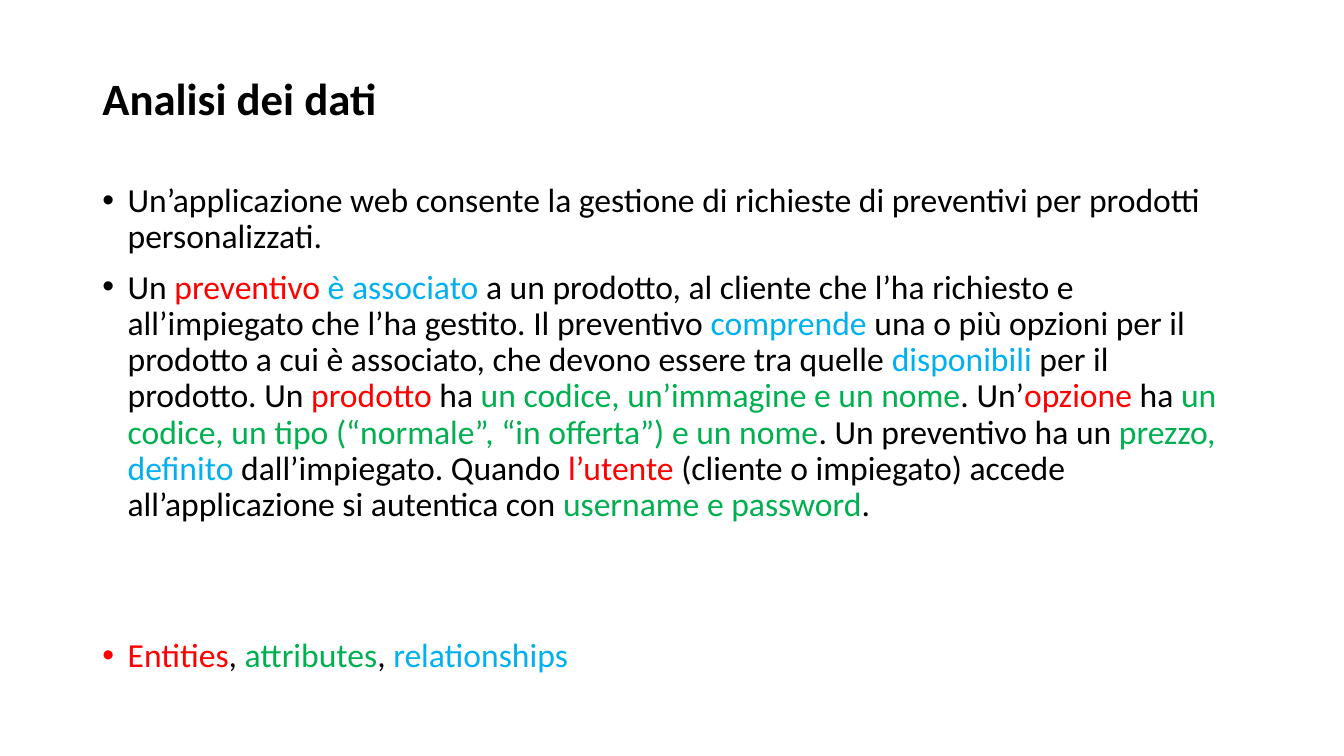
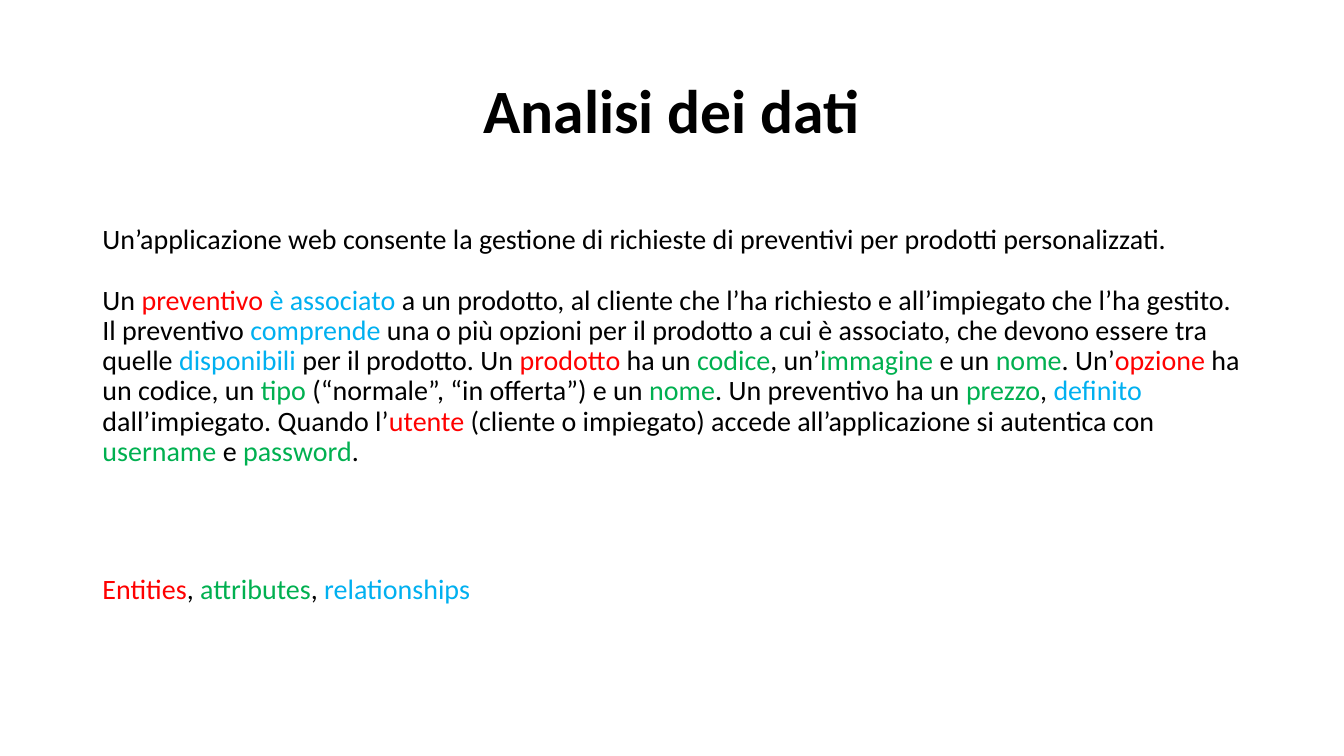
Before and after one commit to riccardopaltrinieri/Quotations-Web-App, a slide deck: slide 2 of Gestione Preventivi.pptx. Drawn at 1344x756 pixels with LibreOffice and Linux fonts; fonts in the diff are those of the drawing. Boxes give left, top, right and bottom in pixels: in the first picture for what was removed or moved away, otherwise in the second. Text is boxed around its words. In the diff, an @@ line names an element or a change of style, - is before the commit and + after.

```diff
--- a/Gestione Preventivi.pptx
+++ b/Gestione Preventivi.pptx
@@ title "Analisi dei dati": place and size @@
-title "Analisi dei dati" at box(102, 83, 376, 116)
+title "Analisi dei dati" at box(483, 89, 860, 134)
@@ title "Analisi dei dati" at box(483, 89, 860, 134): size 32 to 44 pt; alignment left to centre @@
@@ text "Un’applicazione web consente la gestione ...": place and size @@
-text "Un’applicazione web consente la gestione ..." at box(128, 188, 1216, 673)
+text "Un’applicazione web consente la gestione ..." at box(102, 229, 1239, 604)
@@ text at box(102, 229, 1239, 466): text changed; size 24 to 20 pt @@
-• Un’applicazione web consente la gestione di richieste di preventivi per prodotti personalizzati.
-• Un preventivo è associato a un prodotto, al cliente che l’ha richiesto e all’impiegato che l’ha gestito. Il preventivo comprende una o più opzioni per il prodotto a cui è associato, che devono essere tra quelle disponibili per il prodotto. Un prodotto ha un codice, un’immagine e un nome. Un’opzione ha un codice, un tipo (“normale”, “in offerta”) e un nome. Un preventivo ha un prezzo, definito dall’impiegato. Quando l’utente (cliente o impiegato) accede all’applicazione si autentica con username e password.
+Un’applicazione web consente la gestione di richieste di preventivi per prodotti personalizzati.
+Un preventivo è associato a un prodotto, al cliente che l’ha richiesto e all’impiegato che l’ha gestito. Il preventivo comprende una o più opzioni per il prodotto a cui è associato, che devono essere tra quelle disponibili per il prodotto. Un prodotto ha un codice, un’immagine e un nome. Un’opzione ha un codice, un tipo (“normale”, “in offerta”) e un nome. Un preventivo ha un prezzo, definito dall’impiegato. Quando l’utente (cliente o impiegato) accede all’applicazione si autentica con username e password.
@@ text at box(102, 579, 470, 604): size 24 to 20 pt in "Entities, attributes, relationships"; bullet • to none @@
```
Also in this commit, not shown: 3 other slides changed, 8 slides added, 16 other files.
